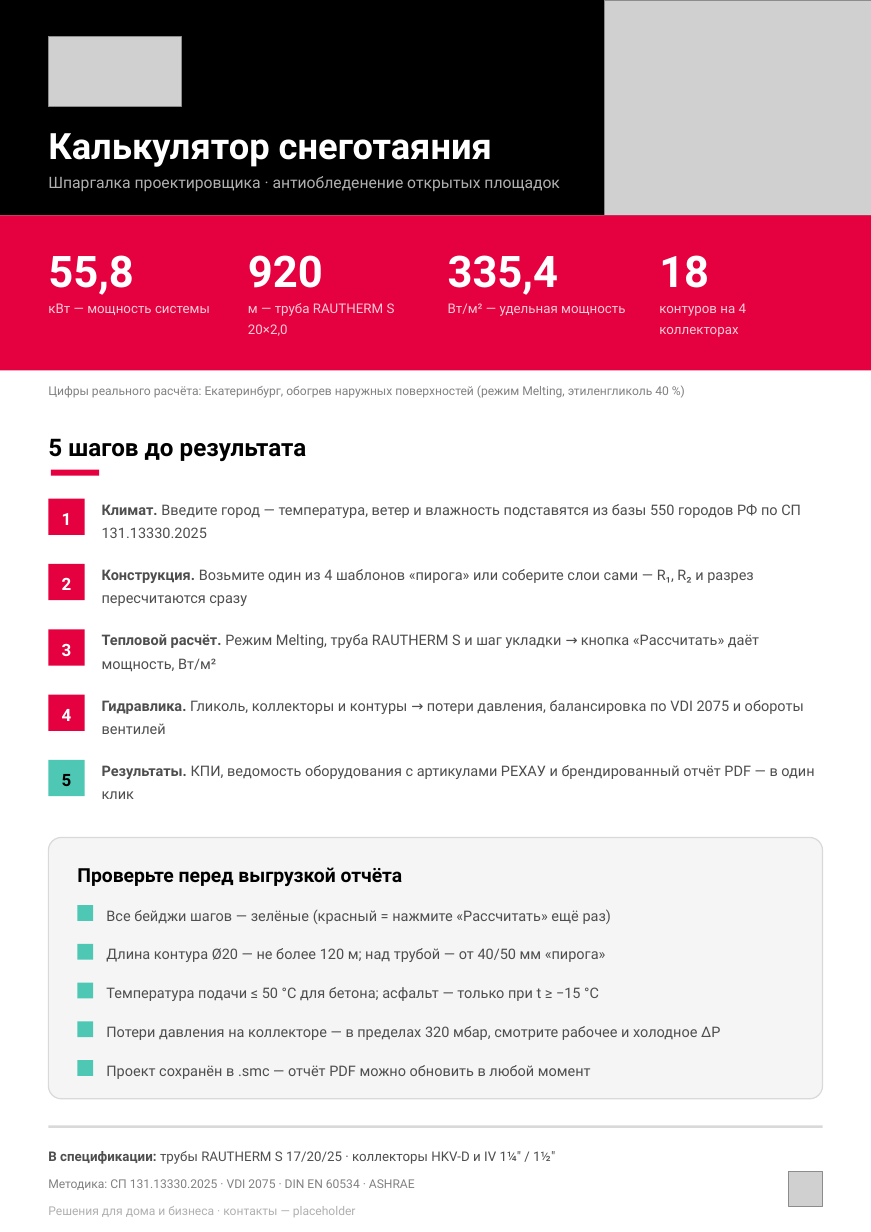
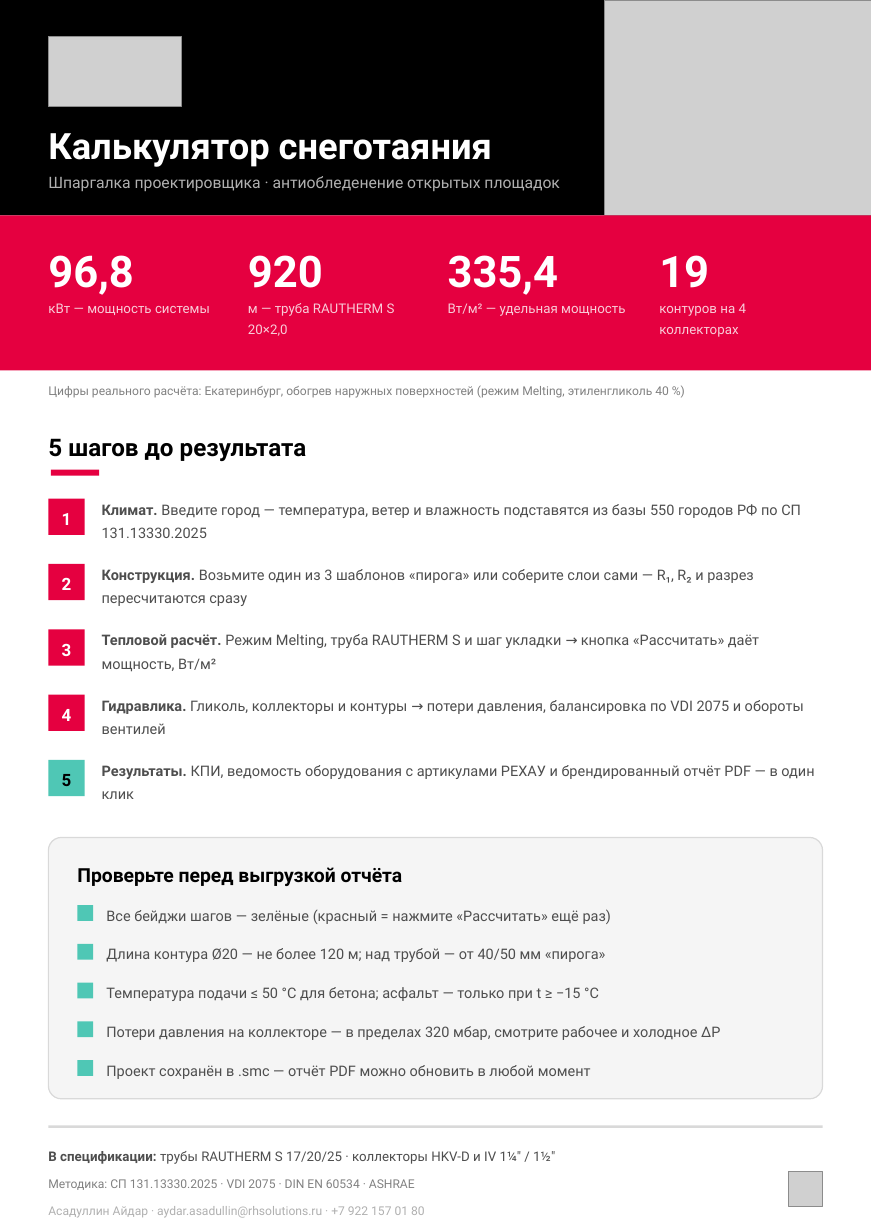
Before and after one commit to aidarinasadullin-coder/AceReh, a slide deck: slide 1 of Презентация/готовые/РЕХАУ Калькулятор снеготаяния — шпаргалка A4.pptx. Drawn at 871x1232 pixels with LibreOffice and Linux fonts; fonts in the diff are those of the drawing; grey boxes stand for pictures. Boxes give left, top, right and bottom in pixels: in the first picture for what was removed or moved away, otherwise in the second. Text is boxed around its words. In the diff, an @@ line names an element or a change of style, - is before the commit and + after.

```diff
--- a/Презентация/готовые/РЕХАУ Калькулятор снеготаяния — шпаргалка A4.pptx
+++ b/Презентация/готовые/РЕХАУ Калькулятор снеготаяния — шпаргалка A4.pptx
@@ text at (x1=48, y1=255, x2=133, y2=295): text changed @@
-55,8
+96,8
@@ text at (x1=659, y1=255, x2=709, y2=288): text changed @@
-18
+19
@@ text at (x1=102, y1=569, x2=754, y2=606): text changed @@
-Конструкция. Возьмите один из 4 шаблонов «пирога» или соберите слои сами — R₁, R₂ и разрез пересчитаются сразу
+Конструкция. Возьмите один из 3 шаблонов «пирога» или соберите слои сами — R₁, R₂ и разрез пересчитаются сразу
@@ text at (x1=48, y1=1206, x2=425, y2=1218): text changed @@
-Решения для дома и бизнеса · контакты — placeholder
+Асадуллин Айдар · aydar.asadullin@rhsolutions.ru · +7 922 157 01 80
```
Also in this commit, not shown: 3 other files.
